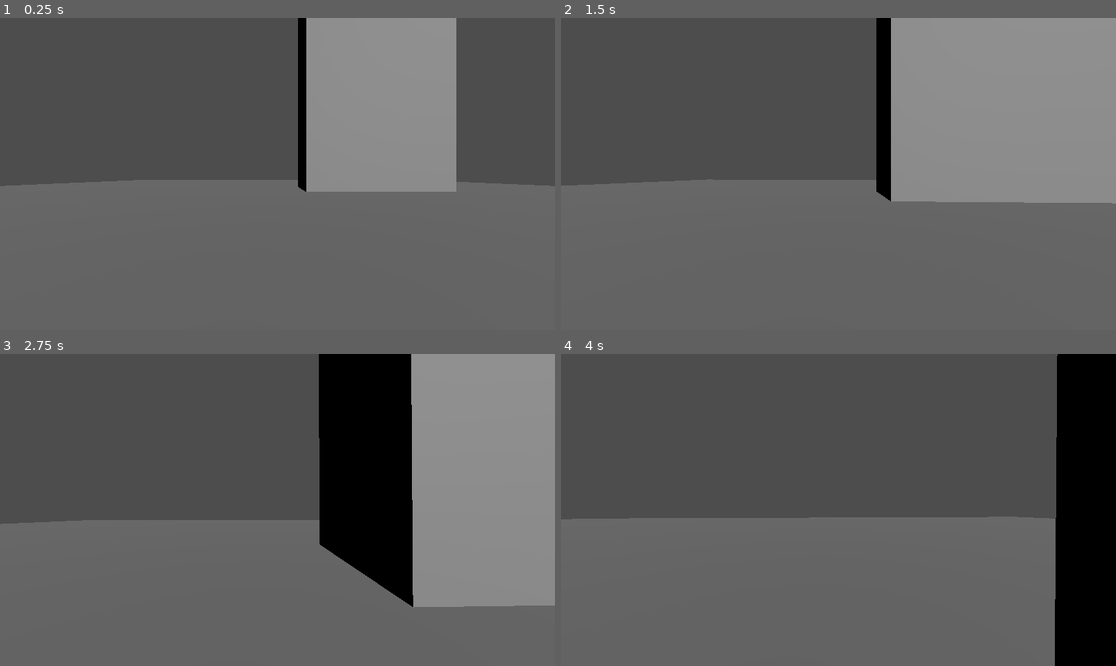
Above: before the commit, frames 1-4 (two rows, left to right).
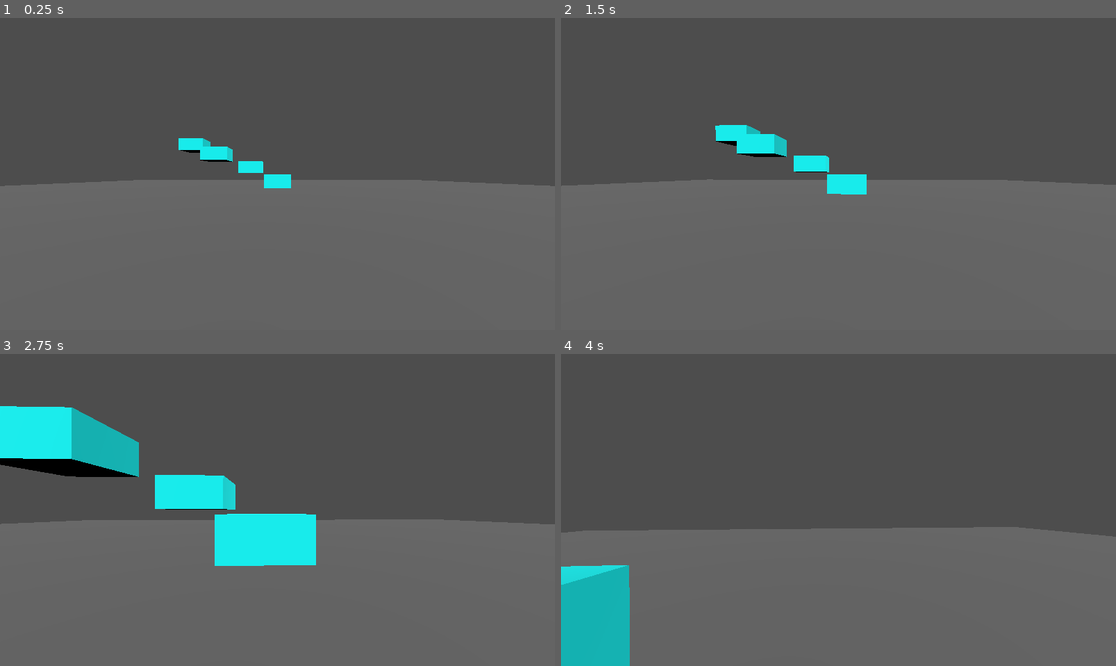
Above: after the commit, the same moments.

Repository: volt-l18/Virtual_tour_RJIT
Game: Godot game, scene res://World.tscn
Same seed, same stepped clock (60 frames per second), same inputs: the game is played once before the commit and once after it.
Inputs (mouse positions are in pixels of both pictures, inside the frame that each line leads up to):
- Up to frame 1 (0.25 s): no input
- Up to frame 2 (1.5 s): tap Enter (ui_accept) at 0.5, 0.77 s; move the mouse to (866, 174) at 0.52 s; hold Up (ui_up) from 0.53 s (still down); move the mouse to (810, 174) at 1.27 s
- Up to frame 3 (2.75 s): keep holding Up (ui_up); tap Enter (ui_accept) at 1.52 s; move the mouse to (288, 503) at 2.02 s
- Up to frame 4 (4 s): keep holding Up (ui_up); move the mouse to (832, 516) at 2.77 s; tap Enter (ui_accept) at 3.02, 3.77 s; move the mouse to (877, 513) at 3.52 s

The runs differ from the first frame. In frame 1, 17% of the frame differs, in the area x 32-83%, y 0-56%; in frame 2, 27%; in frame 3, 42%, in the area x 0-100%, y 0-82%; in frame 4, 18%.

Commit message:
exprimenting with 3d object shaders

Diff:
--- a/World.tscn
+++ b/World.tscn
@@ -9,10 +9,14 @@
 size = Vector3(60, 0.1, 60)
 
 [sub_resource type="BoxShape3D" id="BoxShape3D_c6sw8"]
-size = Vector3(10, 20, 5)
+size = Vector3(2, 1, 2)
+
+[sub_resource type="StandardMaterial3D" id="StandardMaterial3D_7e3jo"]
+albedo_color = Color(0, 1, 1, 1)
 
 [sub_resource type="BoxMesh" id="BoxMesh_7k7fi"]
-size = Vector3(10, 20, 5)
+material = SubResource("StandardMaterial3D_7e3jo")
+size = Vector3(2, 1, 2)
 
 [node name="World" type="Node3D"]
 
@@ -28,14 +32,41 @@
 mesh = SubResource("BoxMesh_icrq3")
 skeleton = NodePath("")
 
+[node name="DirectionalLight3D" type="DirectionalLight3D" parent="."]
+transform = Transform3D(0.906227, -0.18139, 0.381904, 0, 0.90329, 0.42903, -0.422792, -0.388798, 0.818586, 14.4607, 17.0276, 15)
+
 [node name="StaticBody3D" type="StaticBody3D" parent="."]
+transform = Transform3D(1, 0, 0, 0, 1, 0, 0, 0, 1, 0, 0.801892, 0)
 
 [node name="CollisionShape3D" type="CollisionShape3D" parent="StaticBody3D"]
-transform = Transform3D(1, 0, 0, 0, 1, 0, 0, 0, 1, 6.89322, 10.1576, 0)
 shape = SubResource("BoxShape3D_c6sw8")
 
 [node name="MeshInstance3D" type="MeshInstance3D" parent="StaticBody3D/CollisionShape3D"]
 mesh = SubResource("BoxMesh_7k7fi")
 
-[node name="DirectionalLight3D" type="DirectionalLight3D" parent="."]
-transform = Transform3D(0.906227, -0.18139, 0.381904, 0, 0.90329, 0.42903, -0.422792, -0.388798, 0.818586, 14.4607, 17.0276, 15)
+[node name="StaticBody3D3" type="StaticBody3D" parent="."]
+transform = Transform3D(1, 0, 0, 0, 1, 0, 0, 0, 1, -4.73968, 2.8766, 0)
+
+[node name="CollisionShape3D" type="CollisionShape3D" parent="StaticBody3D3"]
+shape = SubResource("BoxShape3D_c6sw8")
+
+[node name="MeshInstance3D" type="MeshInstance3D" parent="StaticBody3D3/CollisionShape3D"]
+mesh = SubResource("BoxMesh_7k7fi")
+
+[node name="StaticBody3D2" type="StaticBody3D" parent="."]
+transform = Transform3D(1, 0, 0, 0, 1, 0, 0, 0, 1, -2.31594, 1.94563, -2.05219)
+
+[node name="CollisionShape3D" type="CollisionShape3D" parent="StaticBody3D2"]
+shape = SubResource("BoxShape3D_c6sw8")
+
+[node name="MeshInstance3D" type="MeshInstance3D" parent="StaticBody3D2/CollisionShape3D"]
+mesh = SubResource("BoxMesh_7k7fi")
+
+[node name="StaticBody3D4" type="StaticBody3D" parent="."]
+transform = Transform3D(1, 0, 0, 0, 1, 0, 0, 0, 1, -7.28683, 3.86499, -2.05219)
+
+[node name="CollisionShape3D" type="CollisionShape3D" parent="StaticBody3D4"]
+shape = SubResource("BoxShape3D_c6sw8")
+
+[node name="MeshInstance3D" type="MeshInstance3D" parent="StaticBody3D4/CollisionShape3D"]
+mesh = SubResource("BoxMesh_7k7fi")
Not shown: 1 places in World.tscn that only renumber resources
